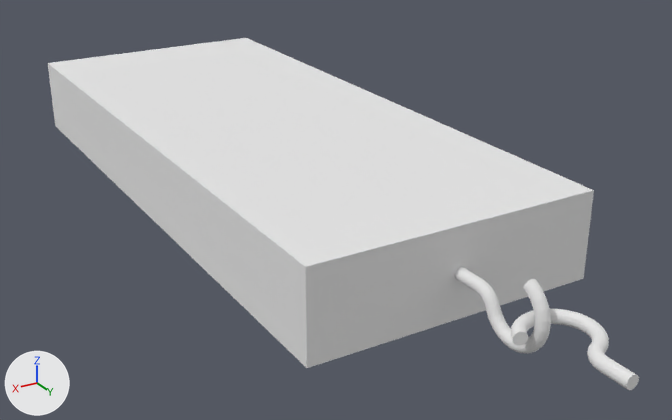
An edit to the OBJ model public/models/main/dynamometer/dynamometer.obj, drawn before and after from the same camera.
One viewpoint serves both versions: a 50 mm lens placed at (75.9, 92.2, 60.4), pointed at (-3.1, -39.4, -5.4). The axes (+X, +Y, +Z) are drawn at lower left. The lights are the same throughout. Where no turn or scale is listed for an object, it has been applied to the vertices. Vertices at the same position are counted once.

The first picture shows 'b_dyn_body_001_', 'b_dyn_hook_001_', 'b_dyn_hook_small_001_'.
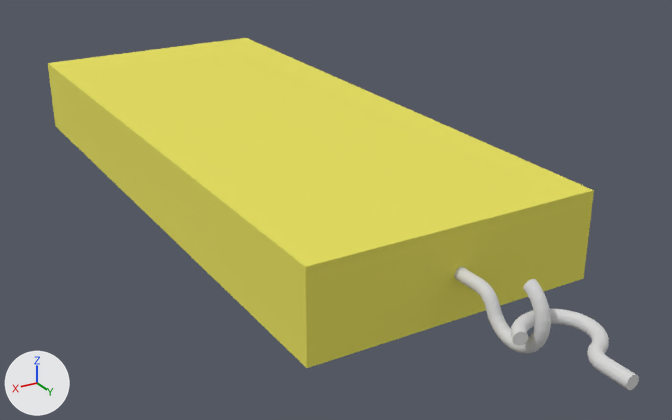
Changed parts and their boxes (x1, y1, x2, y2) in the pictures (672 x 420 px; the box of a moved part takes in the faces that stretch with it):
part 1 of me_b_dyn_body_001, moved or reshaped: (306, 190, 594, 368) in both
part 2 of me_b_dyn_body_001, recoloured (white to yellow): (48, 38, 593, 368) in both

The edits, one by one:
Material 'color_ccbe1b' (mat_color_ccbe1b) is new.
Its base color is (0.8, 0.745, 0.106) (yellow #e7e05c).
Its roughness is 1.0.
me_b_dyn_body_001 has 16 vertices, 28 faces and spans x -25.0..25.0, y -120.0..0.0, z -7.5..7.5.
me_b_dyn_body_001 is used by ob_b_dyn_body_001; location (0.0, 0.0, 0.0).
Part 1, on me_b_dyn_body_001:
3 vertices are removed from x -22.0..22.0, y -117.0..-3.0, z -4.5.
16 faces are deleted.
1 vertex moves from x 22.0, y -117.0, z -4.5 to x 22.0, y -117.0, z -3.5.
3 vertices are added at (-22.0, -3.0, -3.5), (-22.0, -117.0, -3.5), (22.0, -3.0, -3.5).
16 new faces join them.
me_b_dyn_body_001 part 2: 12 faces spanning x -25.0..25.0, y -120.0..0.0, z -7.5..7.5 switch from mat_color_cccccc (white #e7e7e7) to mat_color_ccbe1b (yellow #e7e05c).
